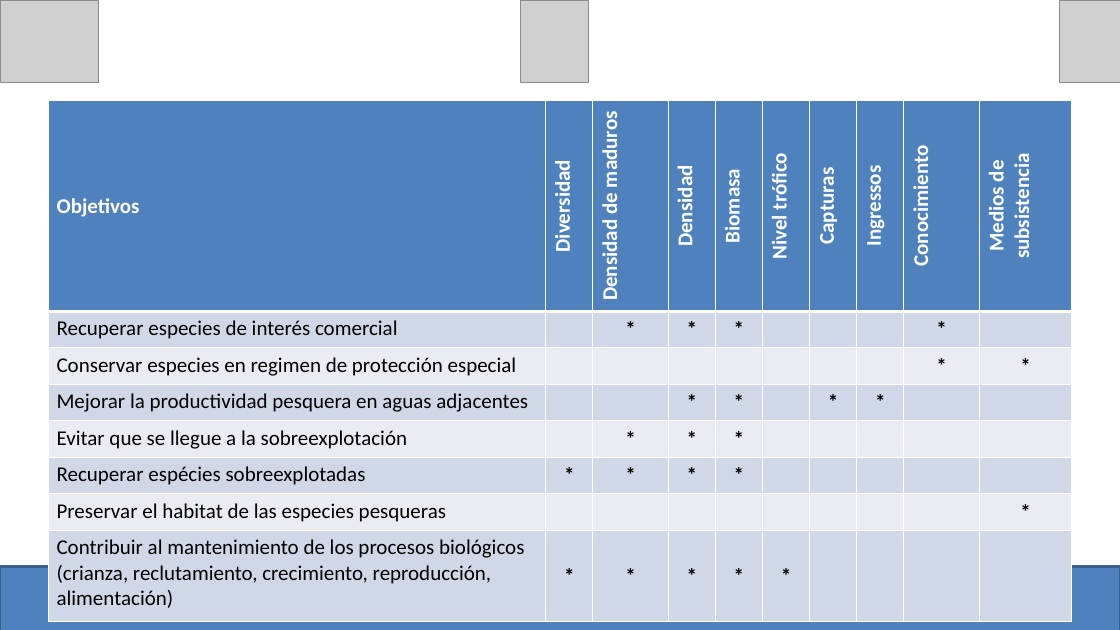
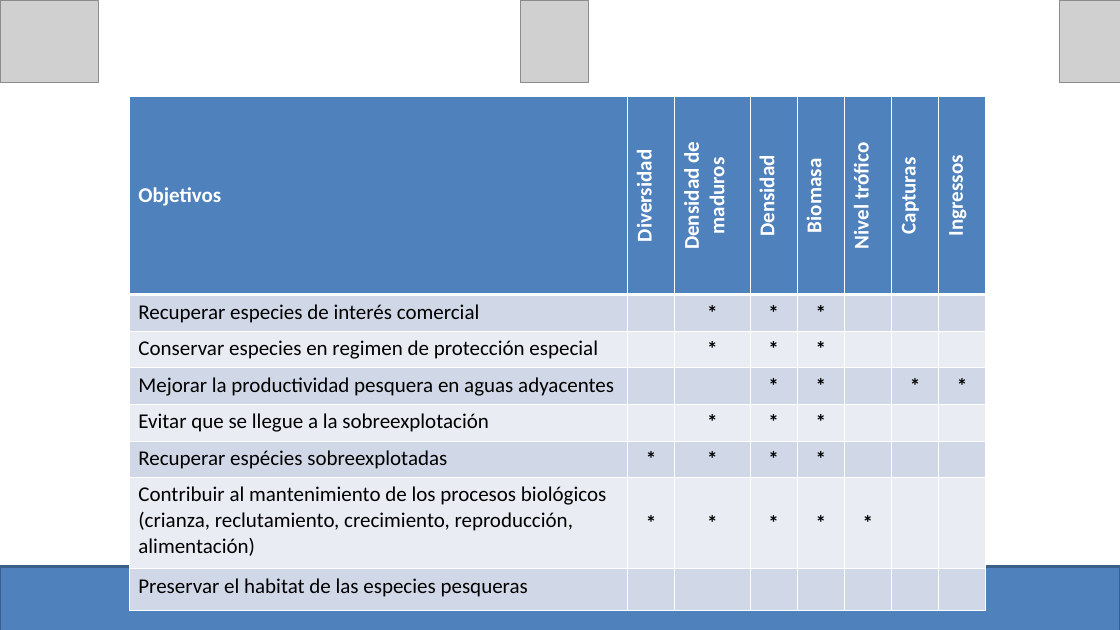
Before and after one commit to turfeffect/Docs, a slide deck: slide 12 of Presentations/Workshop in Mexico/Mexico Workshop.pptx (slide 18 before the commit). Drawn at 1120x630 pixels with LibreOffice and Linux fonts; fonts in the diff are those of the drawing; grey boxes stand for pictures. Boxes give left, top, right and bottom in pixels: in the first picture for what was removed or moved away, otherwise in the second. Text is boxed around its words. In the diff, an @@ line names an element or a change of style, - is before the commit and + after.

Commit message:
Updated presentation

```diff
--- a/Presentations/Workshop in Mexico/Mexico Workshop.pptx
+++ b/Presentations/Workshop in Mexico/Mexico Workshop.pptx
@@ table at <box>130,97,986,601</box> @@
-column 1: Objetivos | Recuperar especies de interés comercial | Conservar especies en regimen de protección especial | Mejorar la productividad pesquera en aguas adjacentes | Evitar que se llegue a la sobreexplotación | Recuperar espécies sobreexplotadas | Preservar el habitat de las especies pesqueras | Contribuir al mantenimiento de los procesos biológicos (crianza, reclutamiento, crecimiento, reproducción, alimentación)
+column 1: Objetivos | Recuperar especies de interés comercial | Conservar especies en regimen de protección especial | Mejorar la productividad pesquera en aguas adyacentes | Evitar que se llegue a la sobreexplotación | Recuperar espécies sobreexplotadas | Contribuir al mantenimiento de los procesos biológicos (crianza, reclutamiento, crecimiento, reproducción, alimentación) | Preservar el habitat de las especies pesqueras
-column 2, row 7: 
+column 2, row 7: *
-column 2, row 8: *
+column 2, row 8: 
-column 3: Densidad de maduros | * |  |  | * | * |  | *
+column 3: Densidad de maduros | * | * |  | * | * | * | 
-column 4: Densidad | * |  | * | * | * |  | *
+column 4: Densidad | * | * | * | * | * | * | 
-column 5: Biomasa | * |  | * | * | * |  | *
+column 5: Biomasa | * | * | * | * | * | * | 
-column 6, row 7: 
+column 6, row 7: *
-column 6, row 8: *
+column 6, row 8: 
-column 9: Conocimiento | * | * |  |  |  |  | 
-column 10: Medios de subsistencia |  | * |  |  |  | * | 
@@ table: place and size @@
-table at <box>48,101,1071,612</box>
+table at <box>130,97,986,601</box>
```
Also in this commit, not shown: 14 other slides changed, 1 slide added, 2 slides removed.
